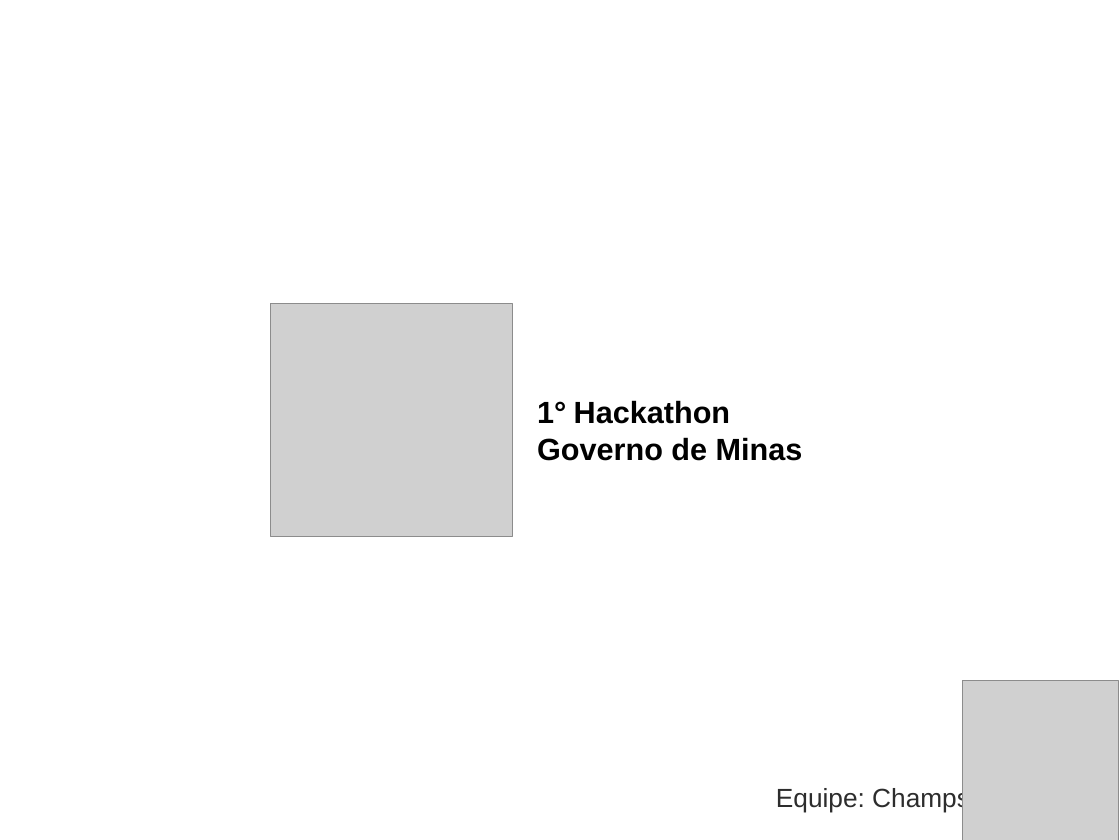
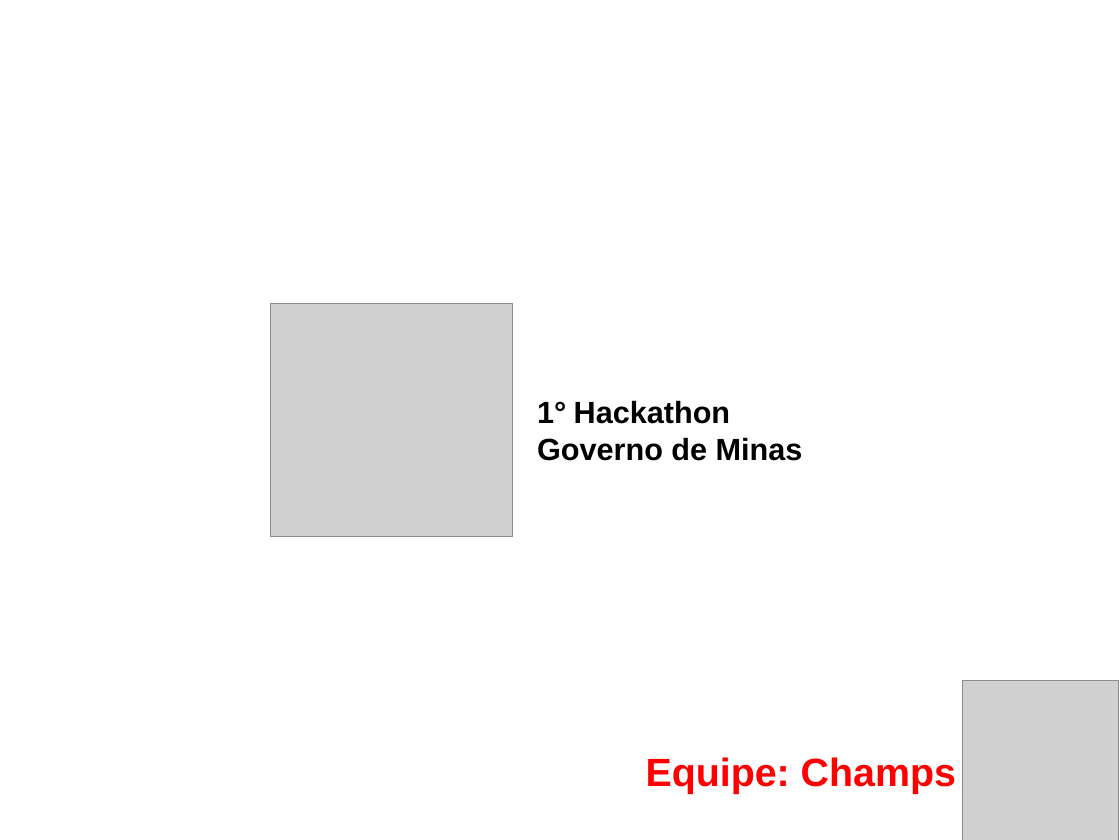
Before and after one commit to jpesce/dataminas, a slide deck: slide 1 of apresentacao/champs.ppt. Drawn at 1120x840 pixels with LibreOffice and Linux fonts; fonts in the diff are those of the drawing; grey boxes stand for pictures; background and template pictures are left out. Boxes give left, top, right and bottom in pixels: in the first picture for what was removed or moved away, otherwise in the second. Text is boxed around its words. In the diff, an @@ line names an element or a change of style, - is before the commit and + after.

```diff
--- a/apresentacao/champs.ppt
+++ b/apresentacao/champs.ppt
@@ text "Equipe: Champs": place and size @@
-text "Equipe: Champs" at bbox=[776, 786, 970, 813]
+text "Equipe: Champs" at bbox=[646, 757, 956, 793]
@@ text "Equipe: Champs" at bbox=[646, 757, 956, 793]: size 24 to 36 pt, text colour #2D2D2D to #FF0000, bold on @@
```
Also in this commit, not shown: 1 other slide changed, 2 slides added, 1 slide removed.
